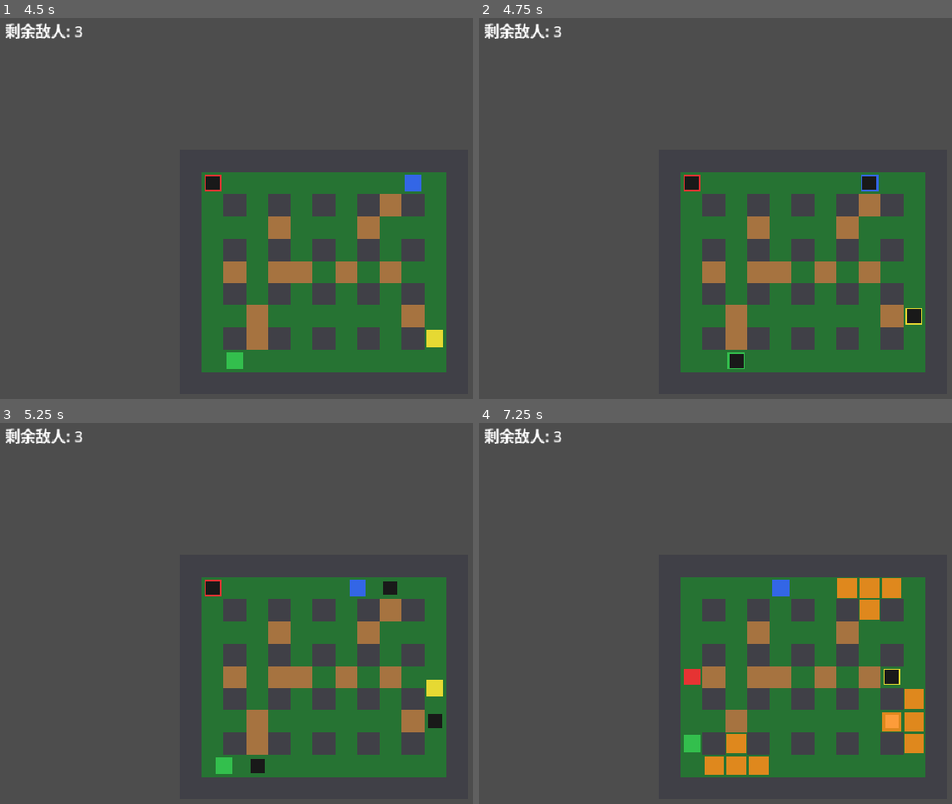
Above: before the commit, frames 1-4 (two rows, left to right).
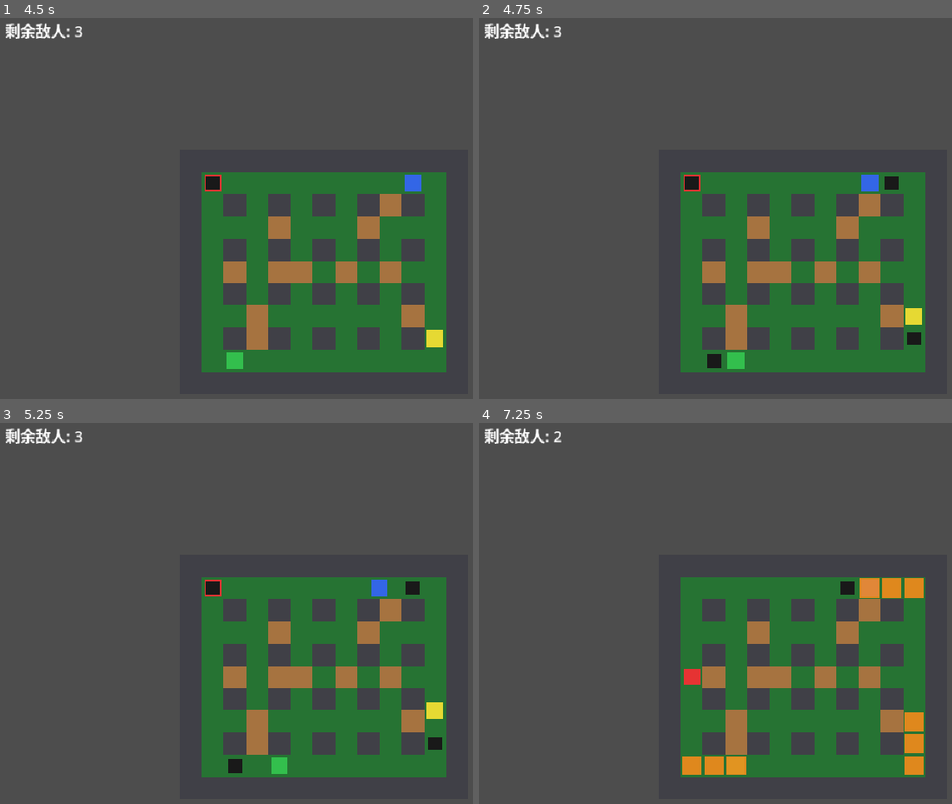
Above: after the commit, the same moments.

Repository: feong/bomb-man
Game: Godot game, scene res://scenes/main_menu.tscn
The game is run twice, just before and just after one commit, with the same random seed, the same clock (stepped at 60 frames per second) and the same inputs.
Inputs:
- Up to frame 1 (4.5 s): click "开始游戏" at 0.5 s; tap Enter at 1.25, 2.75 s; hold Right (move_right) 1.28-2.03 s; hold Space (place_bomb) 1.28-2.03 s; hold Down (move_down) 2.03-2.78 s; tap Space (place_bomb) at 2.1, 3.6 s; hold Right (move_right) 2.78-3.53 s; hold Space (place_bomb) 2.78-3.53 s; hold Up (move_up) 3.53-4.28 s; hold Left (move_left) from 4.28 s (still down); hold Space (place_bomb) from 4.28 s (still down)
- Up to frame 2 (4.75 s): keep holding Left (move_left); keep holding Space (place_bomb)
- Up to frame 3 (5.25 s): keep holding Left (move_left); release Space (place_bomb) at 5.03 s; tap Space (place_bomb) at 5.1 s
- Up to frame 4 (7.25 s): release Left (move_left) at 5.78 s; hold Down (move_down) 5.78-6.53 s; hold Space (place_bomb) 5.78-6.53 s; hold Right (move_right) from 6.53 s (still down); tap Space (place_bomb) at 6.6 s

Frame 1 is identical in both runs. In frame 2, 0.6% of the frame differs, in the area x 48-94%, y 41-92%; in frame 3, 1.4%; in frame 4, 2.7%, in the area x 15-95%, y 2-93%.

Commit message:
refactor: enhance bomb placement logic for moving Bombers
Updated the bomb placement logic in the Bomber entity to utilize a new method for determining the correct placement cell while moving. Adjusted the GameManager to ensure proper handling of bomb placement and overlapping bombers. Modified tests to reflect changes in expected behavior during bomb placement while in motion.

Diff:
--- a/scripts/entities/bomber.gd
+++ b/scripts/entities/bomber.gd
@@ -73,6 +73,12 @@
 	position = _move_from
 
 
+func get_bomb_placement_cell() -> Vector2i:
+	if _is_moving:
+		return _previous_cell
+	return grid_pos
+
+
 func try_place_bomb() -> void:
 	if can_act():
 		game_manager.place_bomb(self)
--- a/scripts/systems/game_manager.gd
+++ b/scripts/systems/game_manager.gd
@@ -167,12 +167,14 @@
 		return
 	if bomber.active_bombs >= bomber.bomb_capacity:
 		return
-	var cell: Vector2i = bomber.grid_pos
+	var cell: Vector2i = bomber.get_bomb_placement_cell()
 	if bombs.has(cell):
 		return
 	var bomb: Bomb = BOMB_SCENE.instantiate()
 	_bombs_root.add_child(bomb)
 	var overlappers: Array[Bomber] = get_bombers_at(cell)
+	if not overlappers.has(bomber):
+		overlappers.append(bomber)
 	bomb.setup(self, cell, bomber, overlappers)
 	bombs[cell] = bomb
 	bomber.active_bombs += 1
--- a/tests/test_bomber_place_bomb_while_moving.gd
+++ b/tests/test_bomber_place_bomb_while_moving.gd
@@ -26,11 +26,16 @@
 
 	bomber.try_place_bomb()
 
-	var expected_cell := start_cell + Vector2i.RIGHT
-	if not gm.bombs.has(expected_cell):
+	if not gm.bombs.has(start_cell):
 		failures.append(
-			"place_bomb_while_moving: bomb should exist at logical grid cell %s while moving"
-			% expected_cell
+			"place_bomb_while_moving: bomb should be placed at departure cell %s while moving"
+			% start_cell
+		)
+	var destination_cell := start_cell + Vector2i.RIGHT
+	if gm.bombs.has(destination_cell):
+		failures.append(
+			"place_bomb_while_moving: bomb should not be placed at destination cell %s while moving"
+			% destination_cell
 		)
 	if bomber.active_bombs != 1:
 		failures.append(
